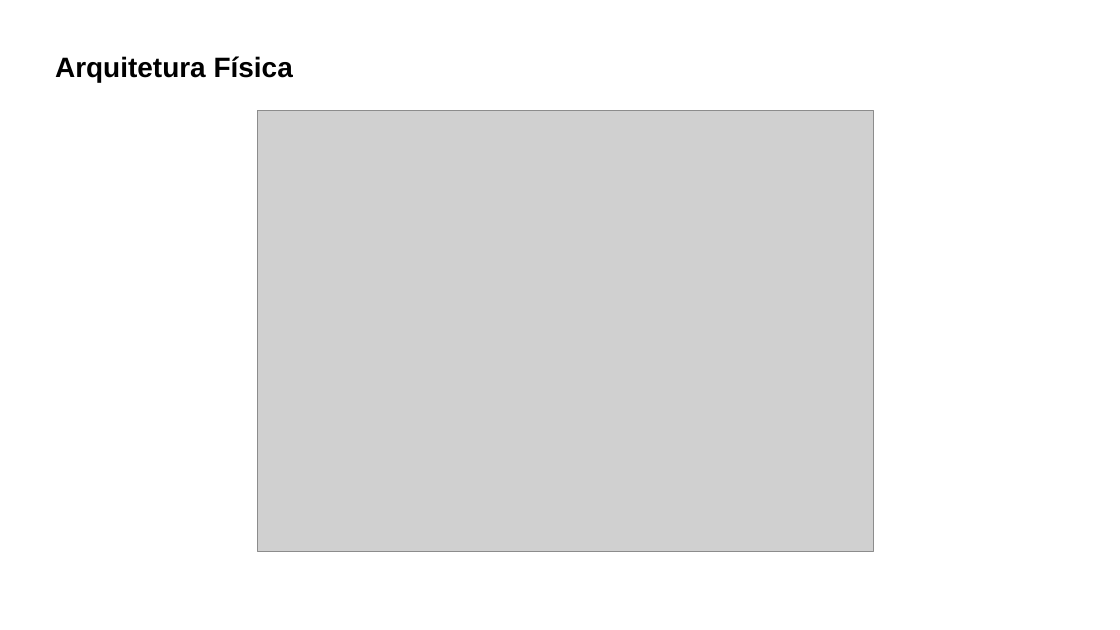
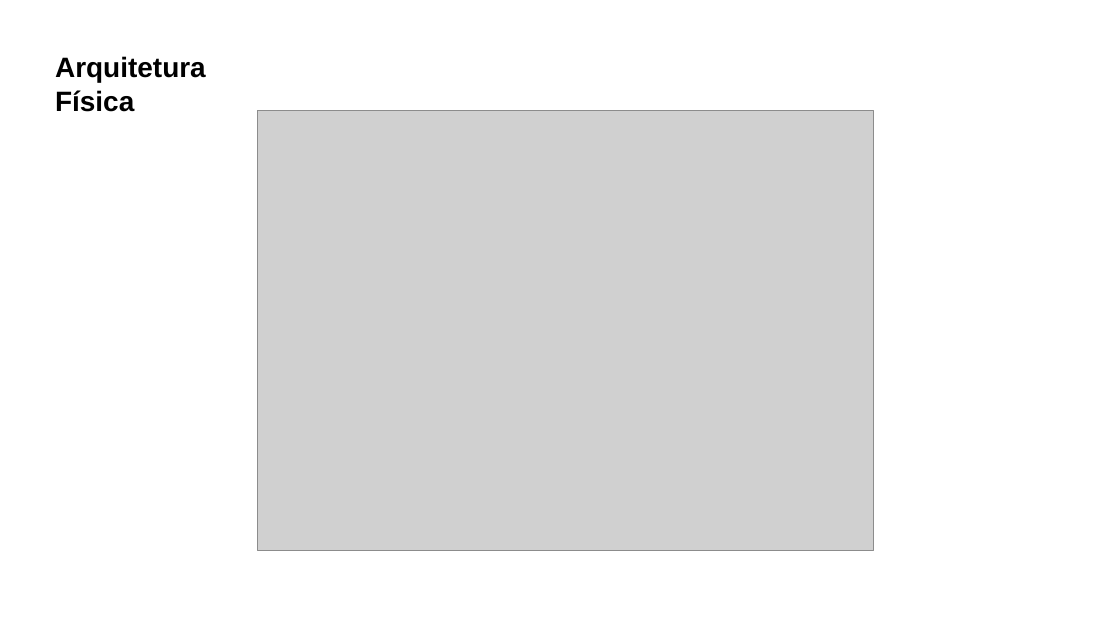
Before and after one commit to cristianoakgloria-web/Relat-rio-Slide, a slide deck: slide 17 of Apresentação_Cristiano&José.pptx (slide 15 before the commit). Drawn at 1120x630 pixels with LibreOffice and Linux fonts; fonts in the diff are those of the drawing; grey boxes stand for pictures. Boxes give left, top, right and bottom in pixels: in the first picture for what was removed or moved away, otherwise in the second. Text is boxed around its words. In the diff, an @@ line names an element or a change of style, - is before the commit and + after.

```diff
--- a/Apresentação_Cristiano&José.pptx
+++ b/Apresentação_Cristiano&José.pptx
@@ text "Arquitetura Física" rewrapped from box(55, 56, 293, 82) to box(55, 56, 206, 112) @@
```
Also in this commit, not shown: 6 other slides changed, 3 slides added, 1 slide removed, 5 other files.
